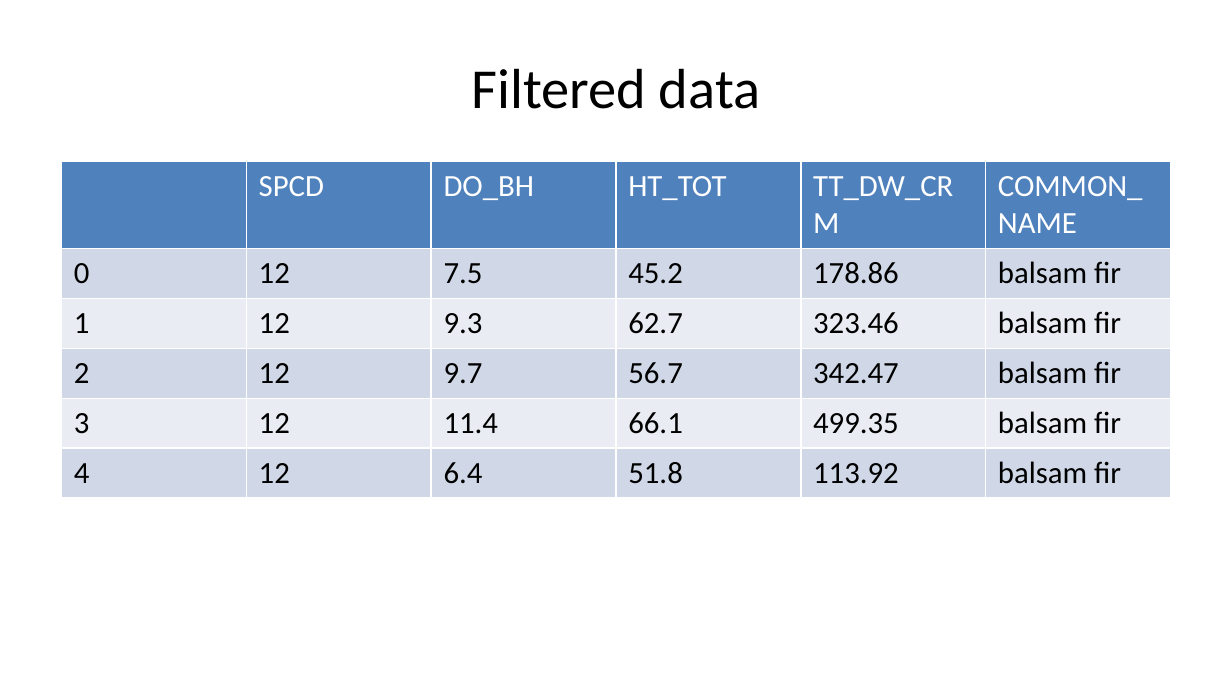
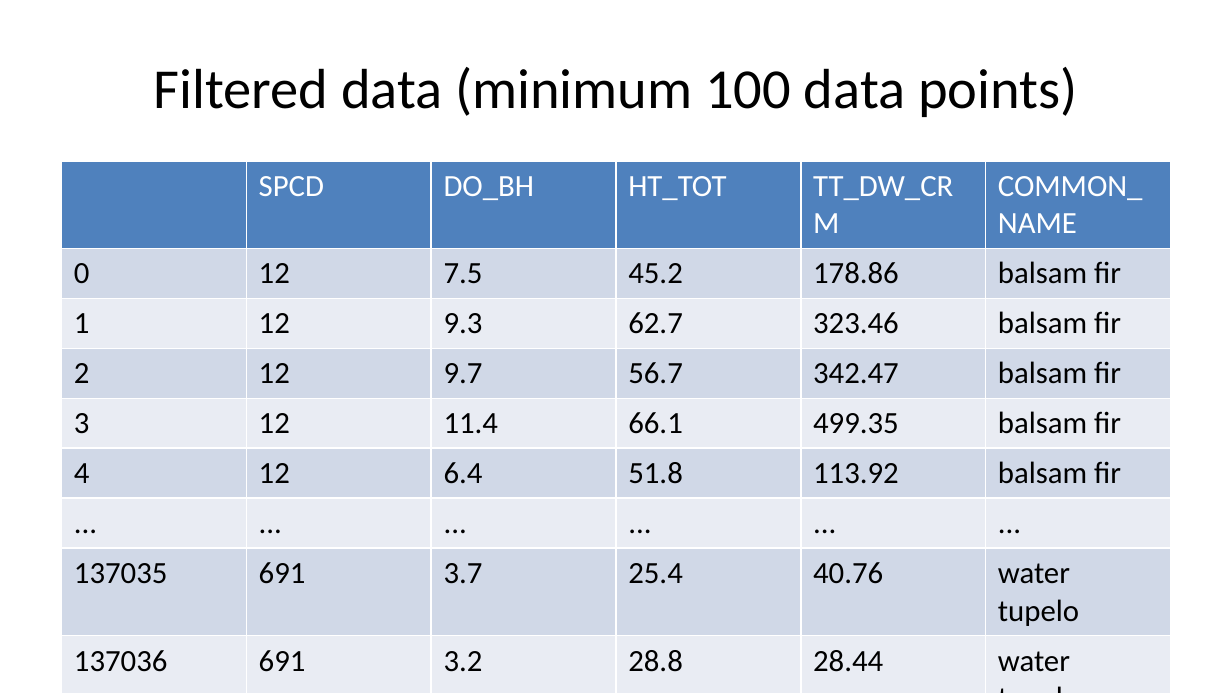
Before and after one commit to deancallahan25/Redwood-Analytics-Portfolio, a slide deck: slide 20 of Project-3/presentation.pptx (slide 18 before the commit). Drawn at 1232x693 pixels with LibreOffice and Linux fonts; fonts in the diff are those of the drawing. Boxes give left, top, right and bottom in pixels: in the first picture for what was removed or moved away, otherwise in the second. Text is boxed around its words. In the diff, an @@ line names an element or a change of style, - is before the commit and + after.

```diff
--- a/Project-3/presentation.pptx
+++ b/Project-3/presentation.pptx
@@ title at [154,67,1077,117]: text changed @@
-Filtered data
+Filtered data (minimum 100 data points)
@@ table at [62,161,1170,676] @@
+row 7: ... | ... | ... | ... | ... | ...
+row 8: 137035 | 691 | 3.7 | 25.4 | 40.76 | water tupelo
+row 9: 137036 | 691 | 3.2 | 28.8 | 28.44 | water tupelo
+row 10: 137037 | 691 | 4.7 | 31.4 | 73.78 | water tupelo
+row 11: 137038 | 691 | 4.4 | 26.9 | 62.64 | water tupelo
+row 12: 137039 | 691 | 4.2 | 28.1 | 55.82 | water tupelo
```
Also in this commit, not shown: 3 other slides changed, 4 slides added, 1 slide removed, 1 other file.
